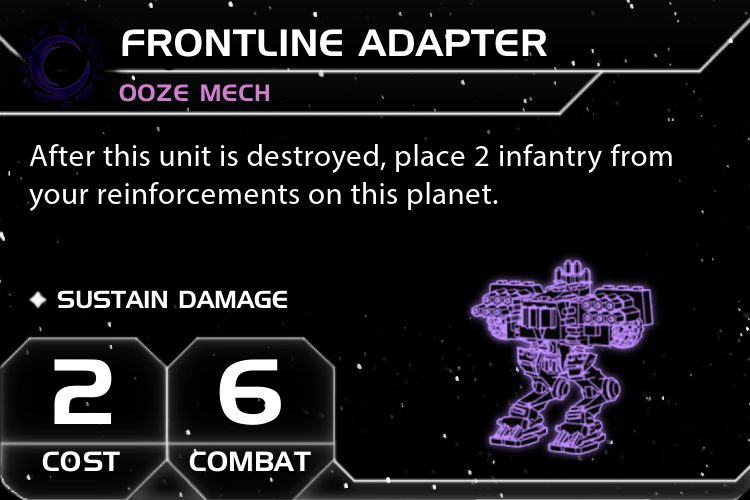
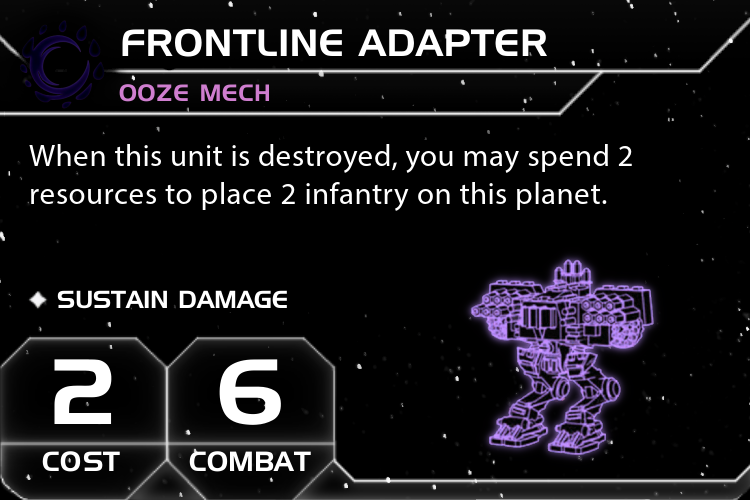
The second (750, 500) image is a revision of the first. Changes to its layers:
renamed "After this unit is destroyed, ..." to "When this unit is destroyed, y...", painted on it over bbox(29, 144, 672, 211)
